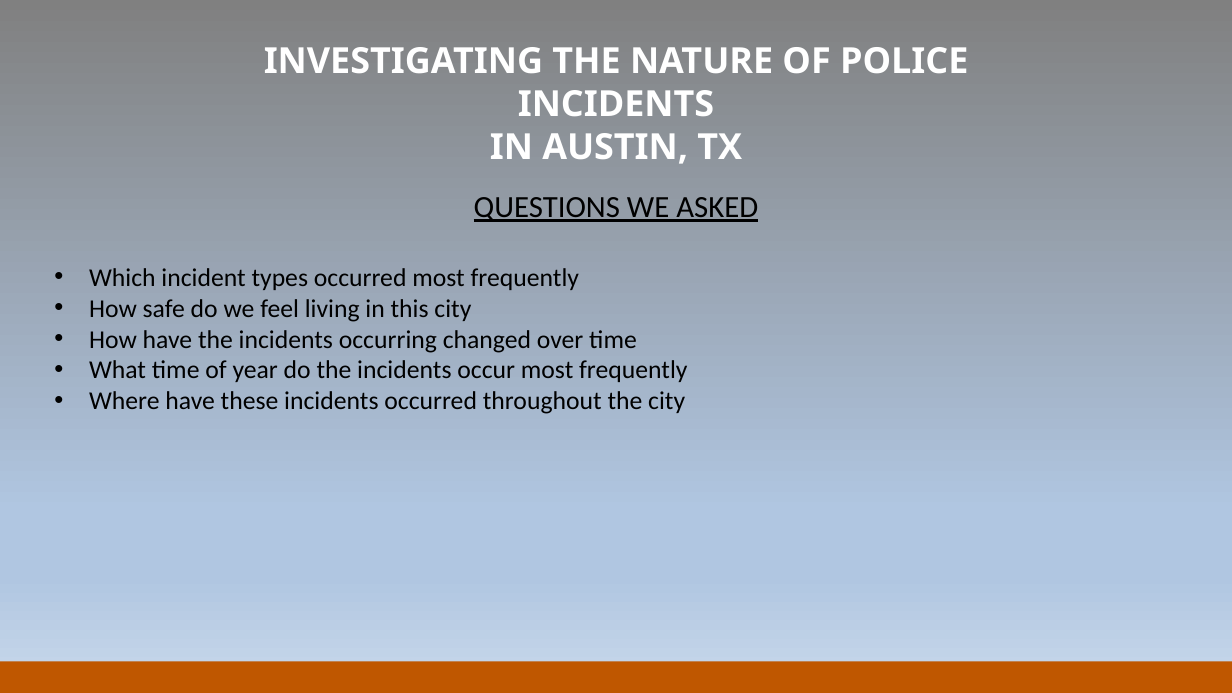
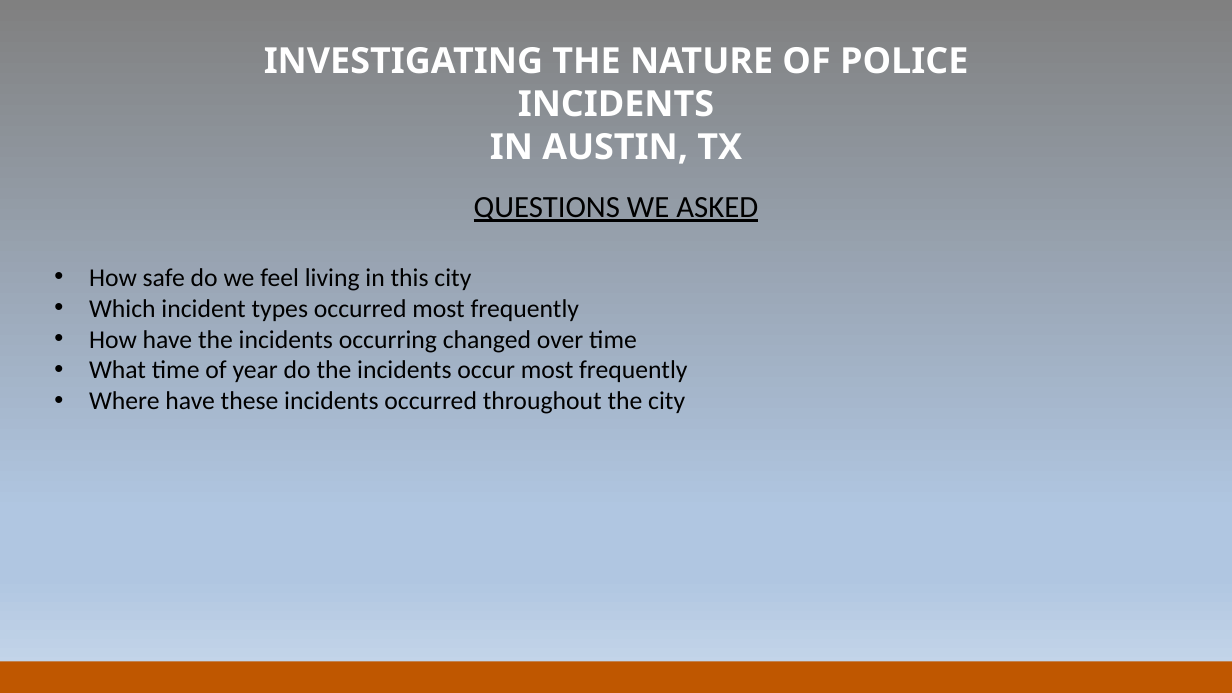
Before and after one commit to shruthieg/Austin-Crime-Data-Analytics, a slide deck: slide 2 of Criminal Incidents in Austin, TX.pptx. Drawn at 1232x693 pixels with LibreOffice and Linux fonts; fonts in the diff are those of the drawing; background and template pictures are left out. Boxes give left, top, right and bottom in pixels: in the first picture for what was removed or moved away, otherwise in the second. Text is boxed around its words. In the diff, an @@ line names an element or a change of style, - is before the commit and + after.

```diff
--- a/Criminal Incidents in Austin, TX.pptx
+++ b/Criminal Incidents in Austin, TX.pptx
@@ text at [89,268,471,291]: paragraph added @@
+• How safe do we feel living in this city
@@ text at [89,299,471,322]: paragraph removed @@
-• How safe do we feel living in this city
```
Also in this commit, not shown: 1 other slide changed, 5 slides added.
